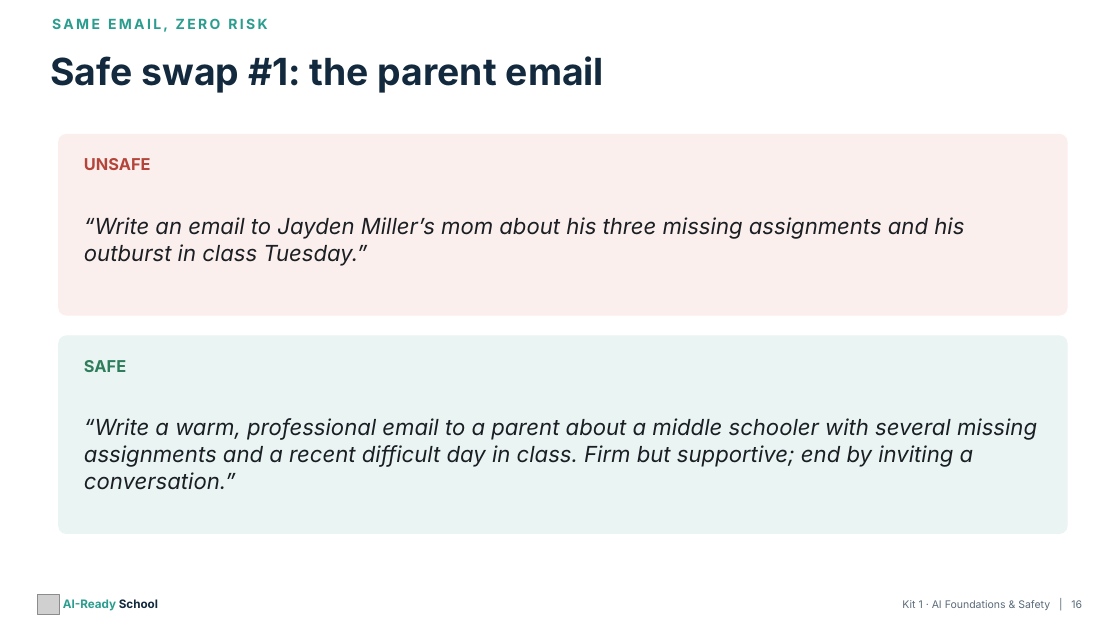
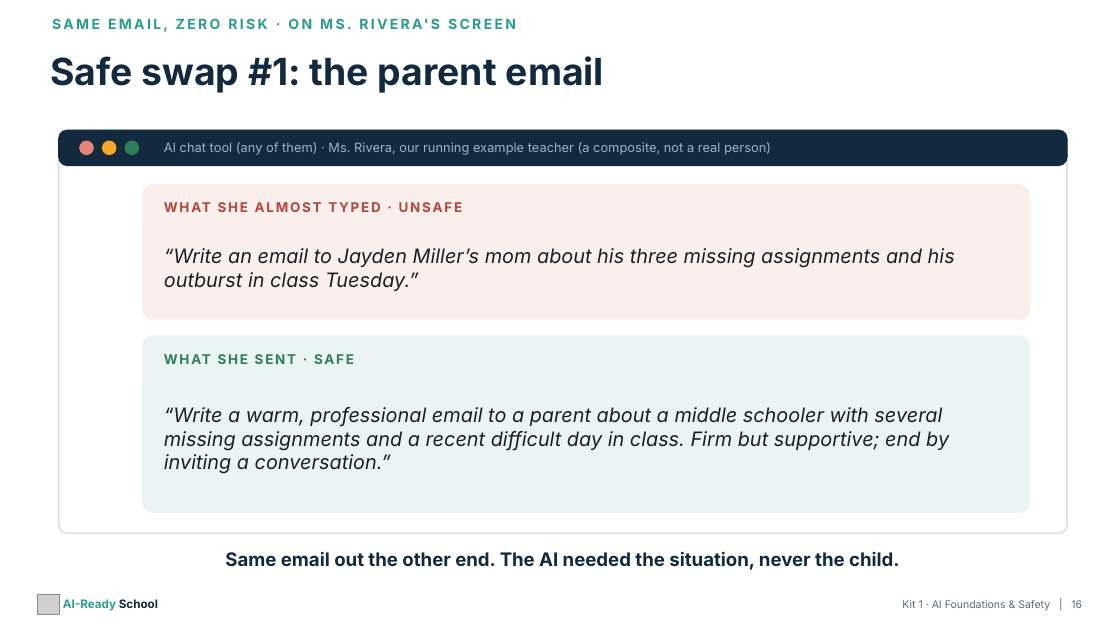
Before and after one commit to aspinozzi1/Ai-School-Ready, a slide deck: slide 16 of kits/kit01/Kit01_PresentationDeck.pptx. Drawn at 1120x630 pixels with LibreOffice and Linux fonts; fonts in the diff are those of the drawing; grey boxes stand for pictures. Boxes give left, top, right and bottom in pixels: in the first picture for what was removed or moved away, otherwise in the second. Text is boxed around its words. In the diff, an @@ line names an element or a change of style, - is before the commit and + after.

```diff
--- a/kits/kit01/Kit01_PresentationDeck.pptx
+++ b/kits/kit01/Kit01_PresentationDeck.pptx
@@ rounded rectangle: place and size @@
-rounded rectangle at (59, 134, 1067, 315)
+rounded rectangle at (59, 130, 1067, 534)
@@ rounded rectangle at (59, 130, 1067, 534): fill #FBEFED to #FFFFFF; outline #FBEFED 1 pt to #DCE3EA 1.5 pt; proportions changed @@
@@ rounded rectangle added at (59, 130, 1067, 166), fill #13293D, outline #13293D 1 pt @@
@@ ellipse added at (80, 141, 93, 155), fill #E8837A, outline #E8837A 1 pt @@
@@ ellipse added at (103, 141, 116, 155), fill #F4A825, outline #F4A825 1 pt @@
@@ ellipse added at (125, 141, 139, 155), fill #2E7D5B, outline #2E7D5B 1 pt @@
@@ text added at (164, 142, 771, 155), 11 pt, text #9FB2C2 @@
+AI chat tool (any of them) · Ms. Rivera, our running example teacher (a composite, not a real person)
@@ text removed at (84, 158, 151, 170) @@
-UNSAFE
@@ rounded rectangle added at (143, 185, 1029, 319), fill #FBEFED, outline #FBEFED 1 pt @@
@@ text added at (164, 195, 1004, 220), 11.5 pt, text #B4453A, bold @@
+WHAT SHE ALMOST TYPED · UNSAFE
@@ text "“Write an email to Jayden ..." at (164, 248, 955, 291): size 19 to 17 pt @@
@@ text "“Write an email to Jayden ...": place and size @@
-text "“Write an email to Jayden ..." at (84, 217, 964, 266)
+text "“Write an email to Jayden ..." at (164, 248, 955, 291)
@@ rounded rectangle: place and size @@
-rounded rectangle at (59, 336, 1067, 534)
+rounded rectangle at (143, 336, 1029, 513)
@@ rounded rectangle at (143, 336, 1029, 513): proportions changed @@
@@ text added at (164, 346, 1004, 371), 11.5 pt, text #2E7D5B, bold @@
+WHAT SHE SENT · SAFE
@@ text removed at (84, 360, 126, 372) @@
-SAFE
@@ text "“Write a warm, professional email ...": place and size @@
-text "“Write a warm, professional email ..." at (84, 418, 1037, 490)
+text "“Write a warm, professional email ..." at (164, 407, 949, 474)
@@ text "“Write a warm, professional email ..." at (164, 407, 949, 474): size 19 to 17 pt @@
@@ text added at (225, 551, 900, 570), 16 pt, text #13293D, bold @@
+Same email out the other end. The AI needed the situation, never the child.
```
Also in this commit, not shown: 1 other slide changed, 16 other files.
